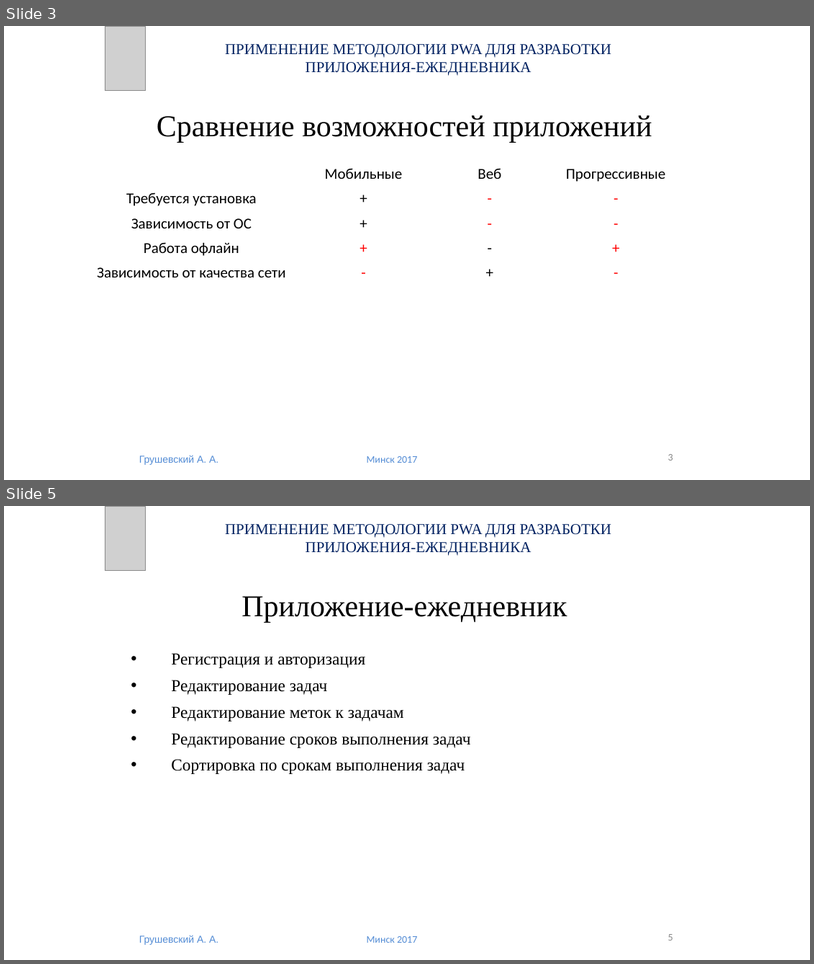
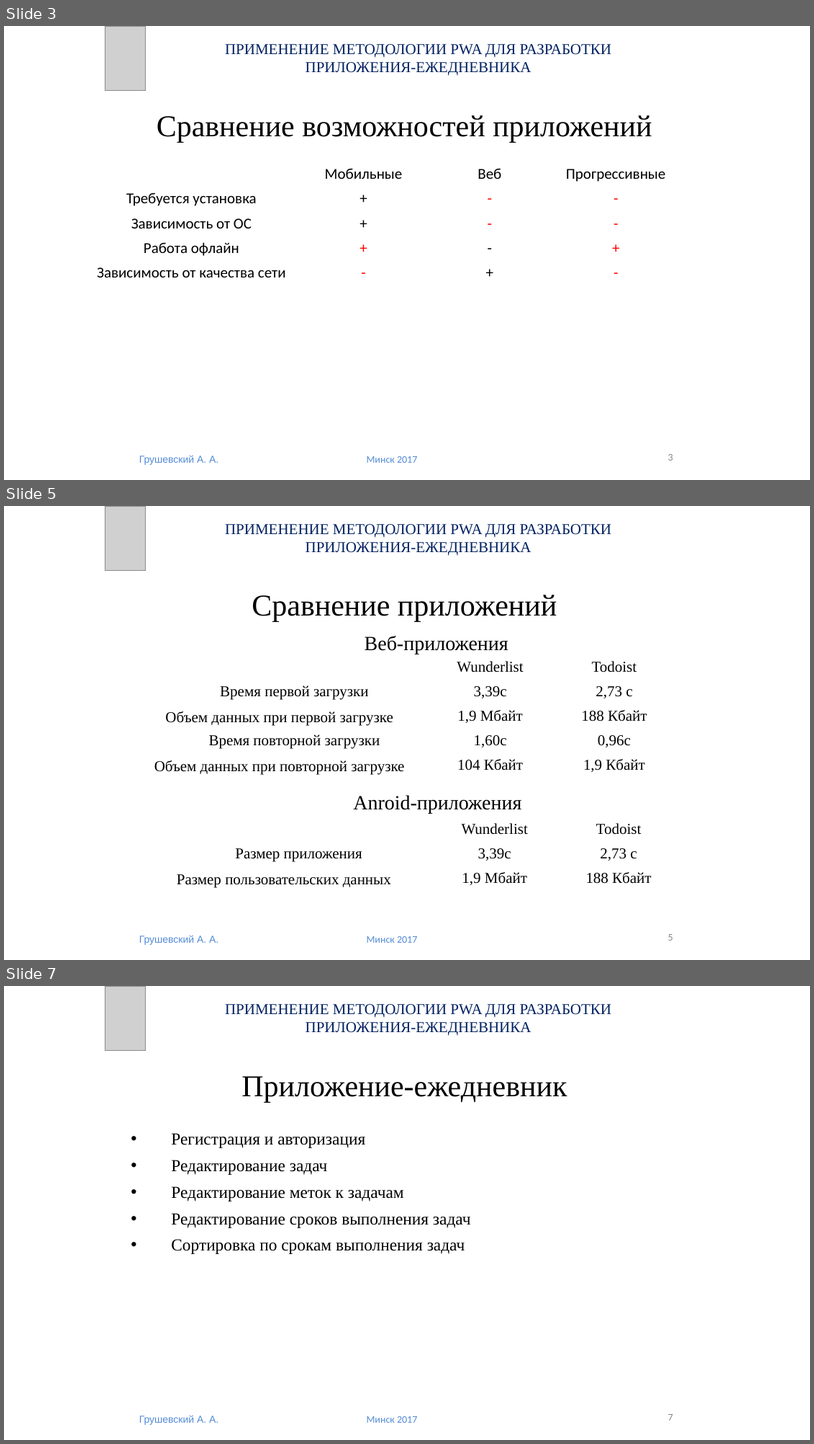
Before and after one commit to 18089396a47/diplom, a slide deck: Диплом Грушевский.pptx. Shown one above the other, each under a label of ours: slides 3 and 5 before the commit, slides 3, 5 and 7 after it; the slides between them are not shown. The pictures are 814x964 and 814x1444 pixels, drawn with LibreOffice and Linux fonts; fonts in the diff are those of the drawing; grey boxes stand for pictures. Boxes give left, top, right and bottom in pixels: in the first picture for what was removed or moved away, otherwise in the second. Text is boxed around its words. In the diff, an @@ line names an element or a change of style, - is before the commit and + after.

```diff
--- a/Диплом Грушевский.pptx
+++ b/Диплом Грушевский.pptx
@@ slide 5 added at box(4, 506, 810, 960), background #FFFFFF @@
@@ picture added at box(105, 506, 146, 571) @@
@@ text added at box(225, 524, 612, 556), 18 pt, text #002060 @@
+ПРИМЕНЕНИЕ МЕТОДОЛОГИИ PWA ДЛЯ РАЗРАБОТКИ ПРИЛОЖЕНИЯ-ЕЖЕДНЕВНИКА
@@ title added at box(252, 595, 557, 621), 36 pt, text #000000 @@
+Сравнение приложений
@@ text added at box(365, 636, 509, 654), 24 pt, text #000000 @@
+Веб-приложения
@@ table added at box(146, 660, 661, 783), 5 rows, 3 columns @@
+ | Wunderlist | Todoist
+Время первой загрузки | 3,39с | 2,73 с
+Объем данных при первой загрузке | 1,9 Мбайт | 188 Кбайт
+Время повторной загрузки | 1,60с | 0,96с
+Объем данных при повторной загрузке | 104 Кбайт | 1,9 Кбайт
@@ text added at box(353, 795, 522, 813), 24 pt, text #000000 @@
+Anroid-приложения
@@ table added at box(150, 822, 666, 896), 3 rows, 3 columns @@
+ | Wunderlist | Todoist
+Размер приложения | 3,39с | 2,73 с
+Размер пользовательских данных | 1,9 Мбайт | 188 Кбайт
@@ text added at box(139, 934, 219, 944), 12 pt, text #538CD5 @@
+Грушевский А. А.
@@ text added at box(367, 936, 417, 942), 12 pt, text #538CD5 @@
+Минск 2017
@@ page number added at box(669, 934, 674, 940), 12 pt, text #888888 @@
+5
@@ what was slide 5 is now slide 7 @@
@@ page number at box(669, 1414, 674, 1420): text changed @@
-5
+7
```
Also in this commit, not shown: 6 slides changed, 2 other slides added, 14 other files.
